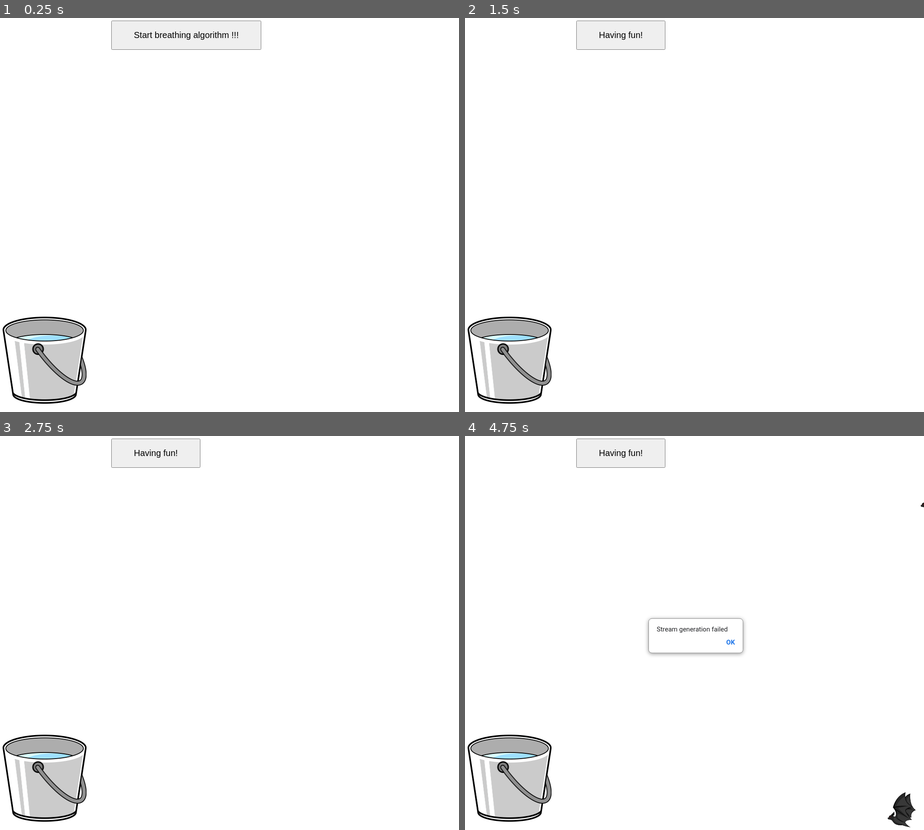
Above: before the commit, frames 1-4 (two rows, left to right).
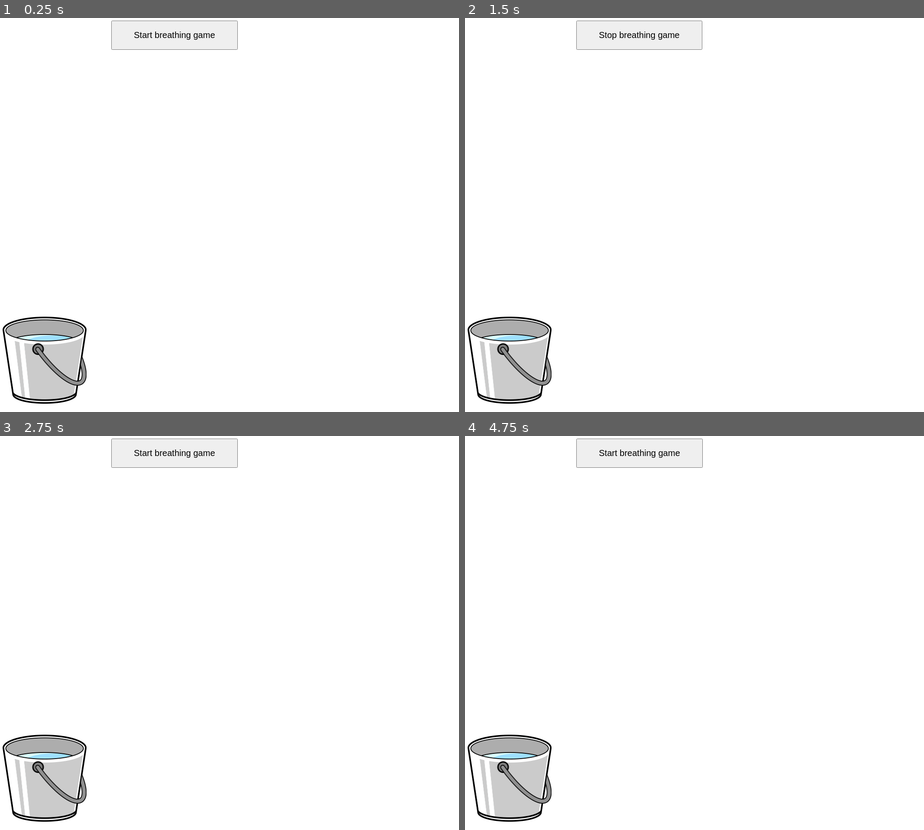
Above: after the commit, the same moments.

Repository: kayleyxu/JS-Dragon-Breathing-Game
Game: browser game, page game.html
Two runs of this game, one before a commit and one after it. Both use one fixed random seed, a clock stepped at 60 frames per second and the inputs below. When the page shows a pop-up message, it is drawn as a white box for half a second while everything else waits; a line starting with > is the answer the replay typed.
Inputs:
- Up to frame 1 (0.25 s): no input
- Up to frame 2 (1.5 s): click "Start breathing algorithm !!!" (after the commit: "Start breathing game") at 0.27 s; hold S 1.03-1.3 s; tap Space at 1.1 s; hold W from 1.35 s (still down)
- Up to frame 3 (2.75 s): tap Space at 1.6, 2.1, 2.6 s; release W at 1.65 s; hold W 1.7-1.93 s; hold S 1.98-2.32 s; click "Having fun!" (after the commit: "Stop breathing game") at 2.02 s; hold S 2.37-2.63 s; hold W from 2.68 s (still down)
- Up to frame 4 (4.75 s): release W at 2.98 s; hold W 3.03-3.27 s; tap Space every 0.5 s from 3.1 to 4.6 s; click "Having fun!" (after the commit: "Start breathing game") at 3.27 s; hold S 3.32-3.65 s; hold S 3.7-3.97 s; hold W 4.02-4.32 s; hold W 4.37-4.6 s; click "Having fun!" (after the commit: "Stop breathing game") at 4.52 s; hold S from 4.65 s (still down)

The runs differ from the first frame. In frame 1, 0.1% of the frame differs, in the area x 42-57%, y 0-9%; in frame 2, 0.2%; in frame 3, 0.2%; in frame 4, 0.9%, in the area x 29-100%, y 0-100%.

Commit message:
Add start/stop game

Diff:
--- a/game.html
+++ b/game.html
@@ -13,7 +13,7 @@
 
 <body onkeypress="getWhichKeyPressed(event);">
 	<div style="width:400px; margin:50px auto;">
-		<input type="button" style="padding:20px 50px; font-size:20px; cursor:pointer"id="buttonId" onClick="startGame()" value="Start breathing algorithm !!!">
+		<input type="button" style="padding:20px 50px; font-size:20px; cursor:pointer"id="buttonId" onClick="startGame()" value="Start breathing game">
 		<!--
 		<div id="display-parameters" style="margin-top:50px; font-size:25px; color:#ffffff;background:#000;padding:20px; width:300px;text-align:center;"></div>
 		<div id="display-running" style="margin-top:50px; font-size:25px; color:#ffffff;background:#000;padding:20px; width:300px;text-align:center;"></div>
--- a/js/game.js
+++ b/js/game.js
@@ -12,7 +12,6 @@
         // create dragon object
         this.dragon = new Dragon(0, 0, 0, "currentDragon");
 
-
         // get the buckt image
         this.bucketImageElement = document.getElementById("bucket");
 
@@ -25,41 +24,52 @@
         // array of bats, burning ones after collide with dragon fire
         this.burningBats = new Array();
 
+        // indicate if audio context has been enabled
+        this.audioStarted = false;
+
+        // timer for creating new bats, reduce this timer as game speeds up
+        this.batSpawnTimeoutSpeedUp = 1000;
+        this.batSpawnTimeoutMin = 1000;
+
+        // save the requested animation ID so we can cancel it to stop the game
+        this.animationId = 0;
+
+        // use this variable to stop the animation
+        this.gameRunning = false;
+
+        // timeout ID for creating bats
+        this.timeoutId = 0;
+    }
+
+    initGame() {
         // timer for creating new bats, reduce this timer as game speeds up
         this.batSpawnTimeout = 5000;
-        this.batSpawnTimeoutSpeedUp = 1000;
-        this.batSpawnTimeoutMin = 1000;
-
-        // save the requested animation ID so we can cancel it to stop the game
-        this.animationId = 0;
-
-        // use this variable to stop the animation
-        this.gameStopped = true;
-
-        // timeout ID for creating bats
-        this.timeoutId = 0;
+
+        if (!this.audioStarted) {
+            // start breath detection
+            // Create audioContext
+            window.AudioContext = window.AudioContext ||
+                window.webkitAudioContext ||
+                window.mozAudioContext ||
+                window.oAudioContext ||
+                window.msAudioContext;
+
+            audioContext = new AudioContext();
+            audioContext.resume();
+            breathingAlgorithm.run({ 'runjQuery': true });
+
+            this.audioStarted = true;
+        }
     }
 
     // start the game
     start() {
         console.log("Game: start")
-        this.gameStopped = false;
-
-        // start breath detection
-        //Create audioContext
-        window.AudioContext = window.AudioContext ||
-            window.webkitAudioContext ||
-            window.mozAudioContext ||
-            window.oAudioContext ||
-            window.msAudioContext;
-
-        audioContext = new AudioContext();
-        audioContext.resume();
-        breathingAlgorithm.run({ 'runjQuery': true });
-
+        this.initGame()
+
+        this.gameRunning = true;
         // change button to indicate game is running
-        this.button.value = "Having fun!"
-
+        this.button.value = "Stop breathing game";
 
         // start creating bats
         this.createBat()
@@ -90,12 +100,24 @@
     // stop the game
     stop() {
         console.log("Game: stop")
-        // change button to indicate game is stopped
-
-        // stop animation
-        this.gameStopped = true;
+        this.gameRunning = false;
+
+        // cancel animation
         cancelAnimationFrame(this.animationId);
         this.animationId = 0;
+
+        // stop bat spawn timer
+        clearTimeout(this.timeoutId);
+
+        // remove all bats
+        for (let i=this.flyingBats.length - 1; i >= 0; i--) {
+            let bat = this.flyingBats[i];
+            bat.imageElement.remove();
+            this.flyingBats.splice(i, 1);
+        }
+
+        // change button to indicate game is stopped
+        this.button.value = "Start breathing game";
     }
 
 
@@ -130,7 +152,7 @@
         // if bats is shrinked to size 0, remove it from the burning bats list
 
         // request a new animation
-        if (!this.gameStopped) {
+        if (this.gameRunning) {
             // game not stopped, keep animating
             this.animationId = requestAnimationFrame(this.animate.bind(this));
         }
@@ -236,11 +258,14 @@
 }
 
 function startGame() {
-    console.log("clicked, start game")
-
-    // start the game
-    currentGame.start();
-
+    if (currentGame.gameRunning) {
+        // stop the game
+        currentGame.stop();
+    }
+    else {
+        // start the game
+        currentGame.start();
+    }
 }
 
 function getWhichKeyPressed() {
